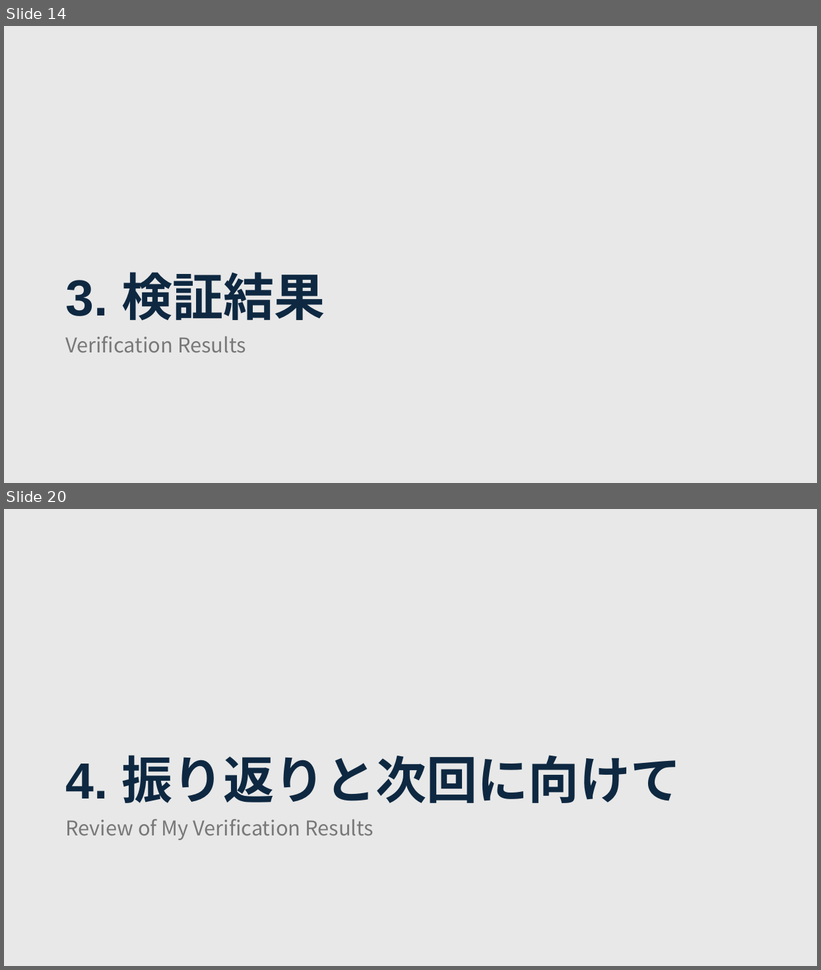
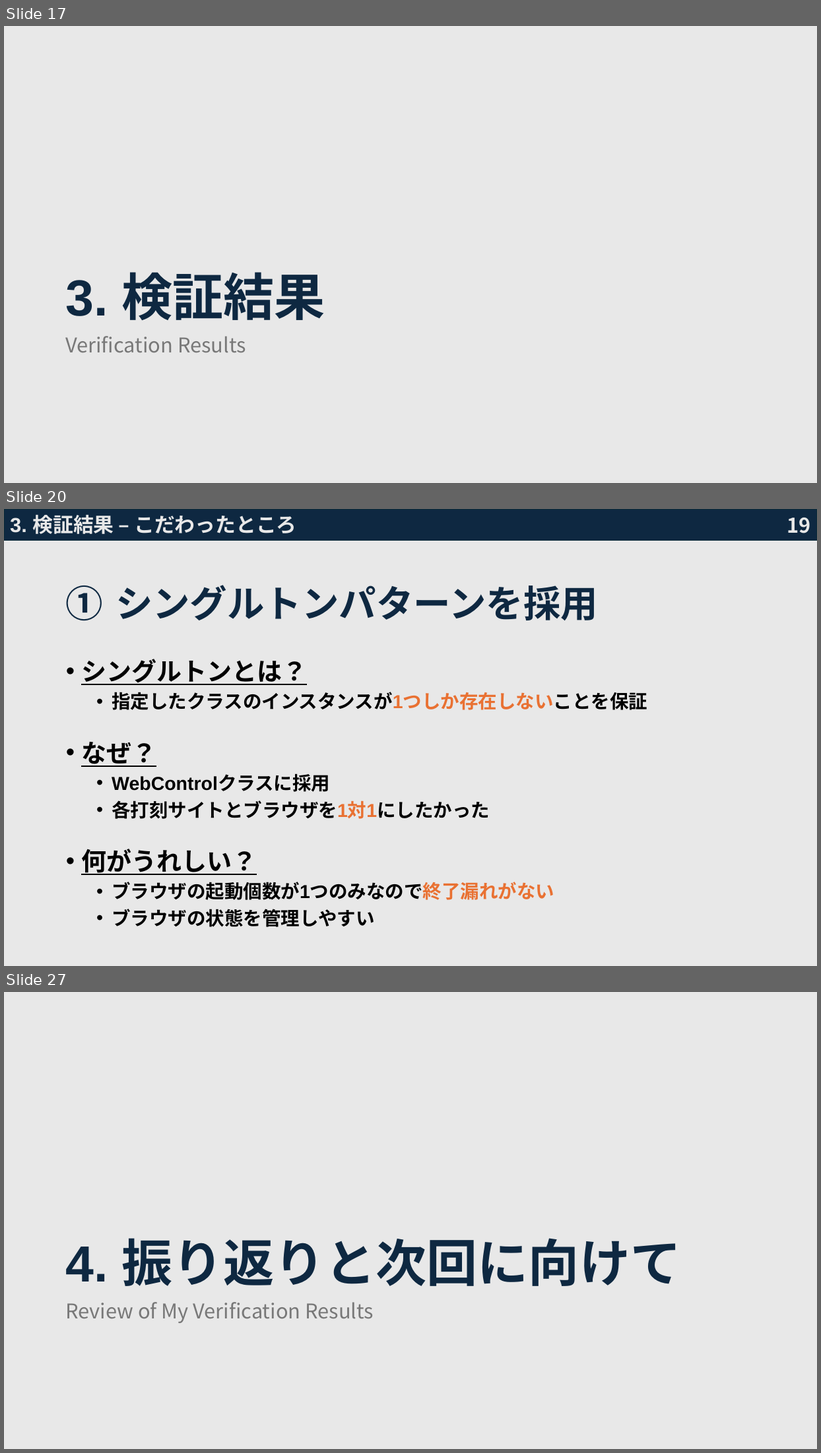
Before and after one commit to sahokk/JavaDakoku0502, a slide deck: 技術検証発表資料2.pptx. Shown one above the other, each under a label of ours: slides 14 and 20 before the commit, slides 17, 20 and 27 after it; the slides between them are not shown. The pictures are 821x970 and 821x1453 pixels, drawn with LibreOffice and Linux fonts; fonts in the diff are those of the drawing. Boxes give left, top, right and bottom in pixels: in the first picture for what was removed or moved away, otherwise in the second. Text is boxed around its words. In the diff, an @@ line names an element or a change of style, - is before the commit and + after.

Commit message:
色々なおした。ElementNotInteractiveがおかしい

```diff
--- a/技術検証発表資料2.pptx
+++ b/技術検証発表資料2.pptx
@@ slide 20 added at [4, 509, 817, 966], background #E8E8E8 @@
@@ rectangle added at [4, 509, 817, 540], fill #0E2841, outline #092A39 1.5 pt @@
@@ text added at [10, 515, 296, 534], 24 pt, text #E8E8E8, bold @@
+3. 検証結果 – こだわったところ
@@ page number added at [787, 517, 811, 533], 24 pt, text #E8E8E8, bold @@
+19
@@ title added at [116, 585, 598, 621], 44 pt, text #0E2841, bold @@
+1. シングルトンパターンを採用
@@ text added at [81, 659, 648, 927], 22.2 pt, text #000000, bold @@
+• シングルトンとは？
+  • 指定したクラスのインスタンスが1つしか存在しないことを保証
+• なぜ？
+  • WebControlクラスに採用
+  • 各打刻サイトとブラウザを1対1にしたかった
+• 何がうれしい？
+  • ブラウザの起動個数が1つのみなので終了漏れがない
+  • ブラウザの状態を管理しやすい
@@ what was slide 14 is now slide 17 @@
@@ what was slide 20 is now slide 27 @@
```
Also in this commit, not shown: 12 slides changed, 14 other slides added, 8 slides removed, 31 other files.
